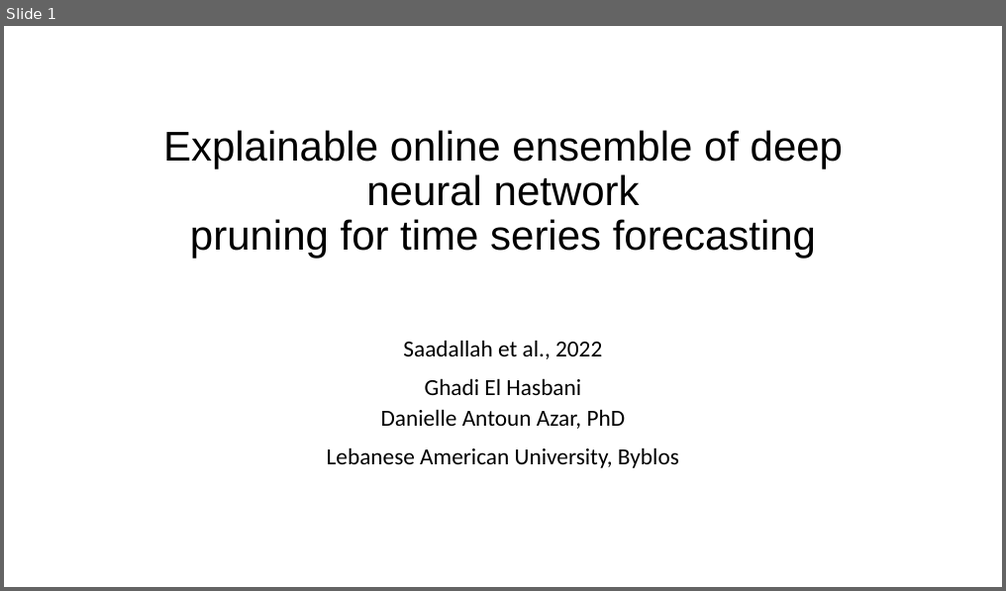
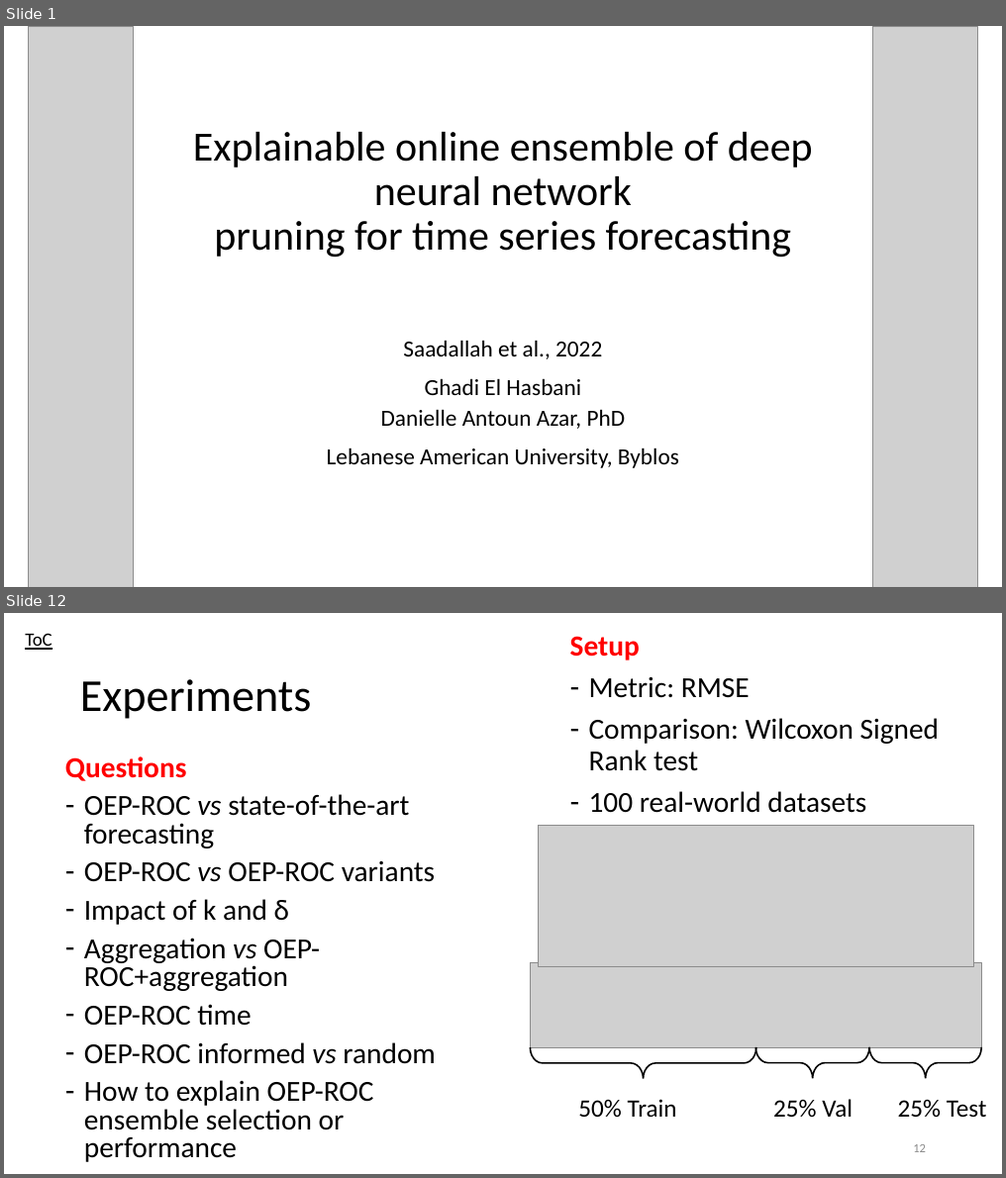
Before and after one commit to GhadiElHasbani/CSC615-MachineLearning, a slide deck: Assignment_2/Question4-presentation.pptx. Shown one above the other, each under a label of ours: slide 1 before the commit, slides 1 and 12 after it; the slides between them are not shown. The pictures are 1006x591 and 1006x1178 pixels, drawn with LibreOffice and Linux fonts; fonts in the diff are those of the drawing; grey boxes stand for pictures. Boxes give left, top, right and bottom in pixels: in the first picture for what was removed or moved away, otherwise in the second. Text is boxed around its words. In the diff, an @@ line names an element or a change of style, - is before the commit and + after.

```diff
--- a/Assignment_2/Question4-presentation.pptx
+++ b/Assignment_2/Question4-presentation.pptx
@@ slide 12 added at (4, 613, 1002, 1174), background #FFFFFF @@
@@ text added at (25, 633, 53, 650), 18 pt, text #000000, underline @@
+ToC
@@ text added at (570, 636, 940, 813), 28 pt, text #000000 @@
+Setup
+– Metric: RMSE
+– Comparison: Wilcoxon Signed Rank test
+– 100 real-world datasets
@@ title added at (80, 679, 312, 719), 44 pt, text #000000 @@
+Experiments
@@ text added at (65, 757, 435, 1162), 28 pt, text #000000 @@
+Questions
+– OEP-ROC vs state-of-the-art forecasting
+– OEP-ROC vs OEP-ROC variants
+– Impact of k and δ
+– Aggregation vs OEP-ROC+aggregation
+– OEP-ROC time
+– OEP-ROC informed vs random
+– How to explain OEP-ROC ensemble selection or performance
@@ picture added at (538, 825, 973, 966) @@
@@ picture added at (531, 962, 982, 1048) @@
@@ left brace added at (531, 1048, 756, 1079), outline #000000 1.5 pt @@
@@ left brace added at (756, 1048, 870, 1078), outline #000000 1.5 pt @@
@@ left brace added at (869, 1048, 982, 1078), outline #000000 1.5 pt @@
@@ text added at (578, 1099, 987, 1118), 24 pt, text #000000 @@
+50% Train 25% Val 25% Test
@@ page number added at (913, 1145, 926, 1153), 12 pt, text #8C8C8C @@
+12
@@ slide 1 changed as well @@
@@ picture added at (28, 26, 133, 587) @@
@@ picture added at (873, 26, 978, 587) @@
@@ title "Explainable online ensemble of deep ..." at (193, 132, 813, 258): font Arial to Calibri @@
```
Also in this commit, not shown: 3 other slides changed, 15 other slides added, 2 slides removed.
